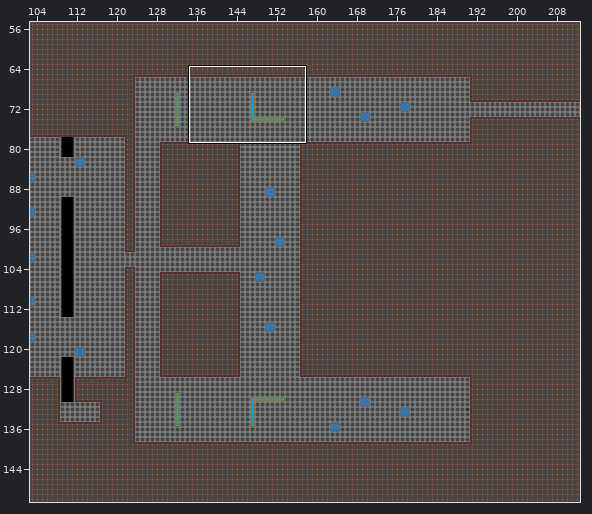
A Tiled map gets an edit: Assets/TiledMapsRaw/Test Level.tmx. The first picture is a wide view before the edit; the outline marks the close-up.
Close-up. Earlier state:
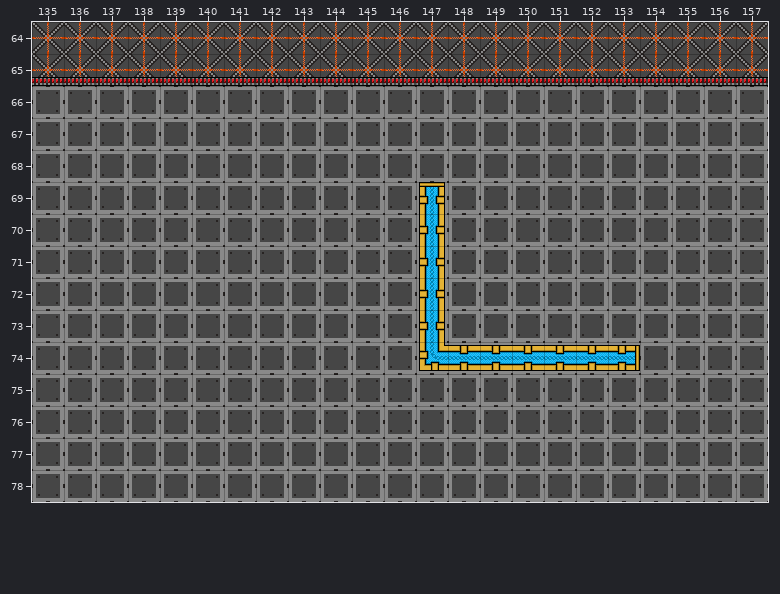
Cells are 32x32 px. Shown: x 135..157, y 64..78. The commit also changed other parts of the map, which this record leaves out.
The result:
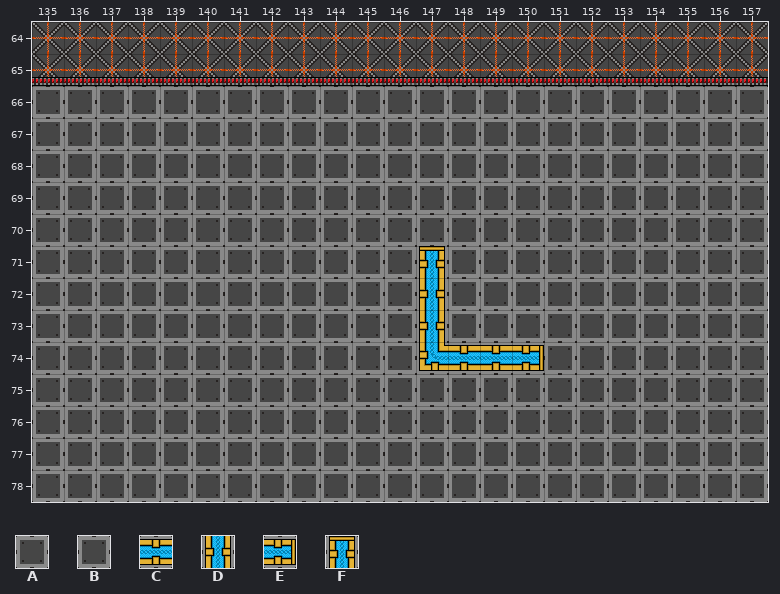
Key: from "Test Level": A 0, B 0 turned 180, C 3, D 3 turned 90, E 23, F 23 turned 270.
_ is an empty cell.
Difference:
Layer "Tile Layer 2":
The author changed tile C to tile A in row 74 at x 151 to 152.
The author changed tile E to tile A in row 74 at x 153.
The author changed tile D to tile B in row 70 at x 147.
The author changed tile F to tile B in row 69 at x 147.
The author changed tile C to tile E in row 74 at x 150.
The author changed tile D to tile F in row 71 at x 147.
Boxes around the changes in both close-ups, in picture pixels (x1, y1, x2, y2):
changed: (419, 182, 445, 269)
changed: (521, 345, 640, 371)
